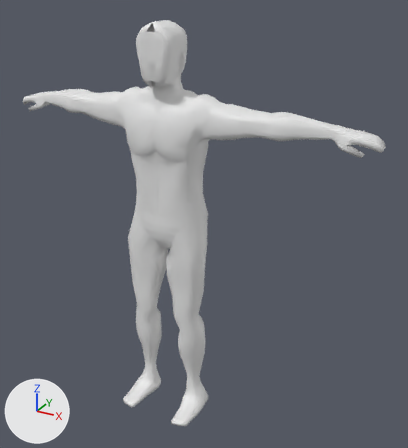
Before and after pictures for a commit that changed the FBX model Assets/Game/meshes/HumanRigged.fbx.
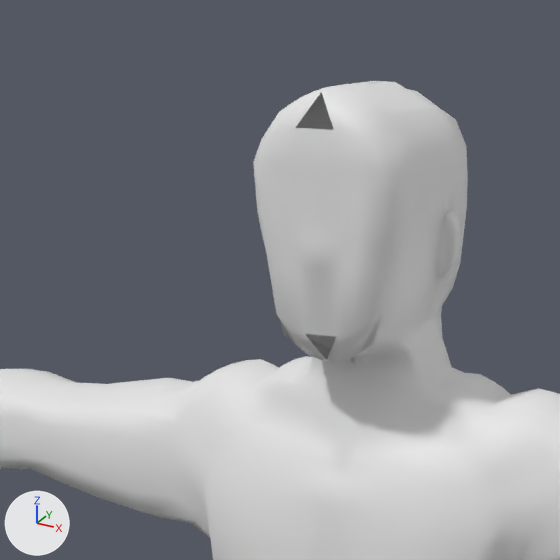
The first picture shows the older version from a 50 mm camera at (1.32, -2.06, 2.04) aimed at (0.15, 0.06, 0.98). The close-ups show both versions on the part from 18% to 51% of the width and 0% to 30% of the height of that picture; other places that the commit changed are outside them. Lighting does not change. The marker at lower left points along +X, +Y and +Z. Where no turn or scale is listed for an object, it has been applied to the vertices. Vertices at the same position are counted once.

In view in the first close-up: 'HUMAN'.
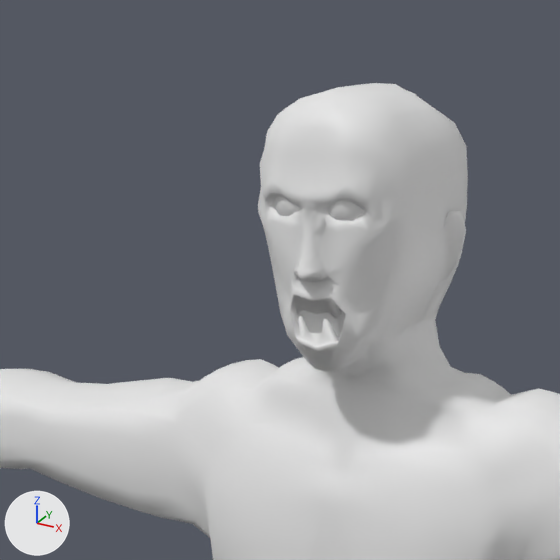
Where the change shows, as pixel boxes (x1, y1, x2, y2) in the close-ups (560 x 560 px):
'HUMAN', reshaped
    before: (0, 81, 560, 560)
    after: (0, 83, 560, 560)
'Sphere.001', added
    after: (275, 197, 363, 221)
part 1 of me_cube_000, built on
    before: (253, 81, 460, 416)
    after: (258, 85, 468, 416)

Patch to the scene script:
```diff
--- a/Assets/Game/meshes/HumanRigged.fbx.py
+++ b/Assets/Game/meshes/HumanRigged.fbx.py
@@ me_cube_000 @@
 # used by ob_human; location = (0.0, 0.0, 0.0)
-me_cube_000.from_pydata(...)  # 2984 vertices, 2956 faces; spans x -0.92..0.92, y -0.22..0.13, z -0.01..1.87
+me_cube_000.from_pydata(...)  # 3280 vertices, 3330 faces; spans x -0.94..0.94, y -0.23..0.13, z -0.01..1.87
+# me_cube_000 part 1: 141 vertices moved from x -0.34..0.34, y -0.1..0.06, z 1.43..1.87 to x -0.34..0.34, y -0.12..0.08, z 1.43..1.87; 136 vertices removed from x -0.34..0.34, y -0.11..0.06, z 1.43..1.87; 426 vertices added at x -0.34..0.34, y -0.13..0.07, z 1.42..1.86
@@ me_sphere_002 @@
+me_sphere_002.from_pydata(...)  # 90 vertices, 62 faces; spans x -0.0235..0.0808, y -0.0282..-0.0145, z -0.0157..0.0108
@@ ob_sphere_001 @@
+ob_sphere_001 = bpy.data.objects.new('Sphere.001', me_sphere_002)
+ob_sphere_001.location = (-0.028, -0.081, 1.766)
```
